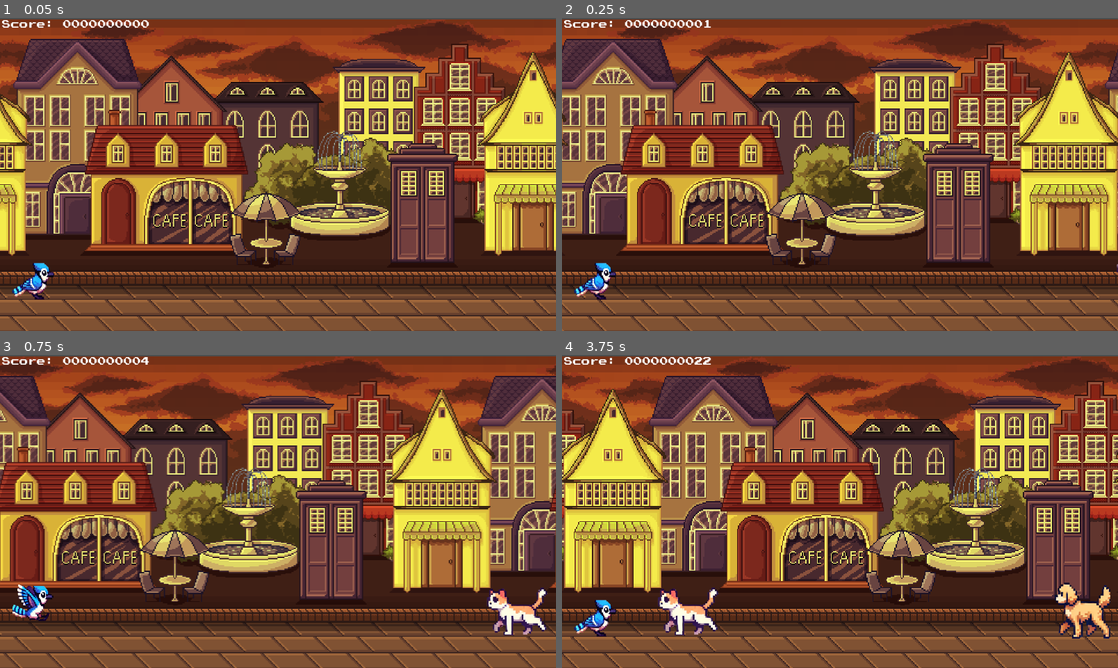
Above: before the commit, frames 1-4 (two rows, left to right).
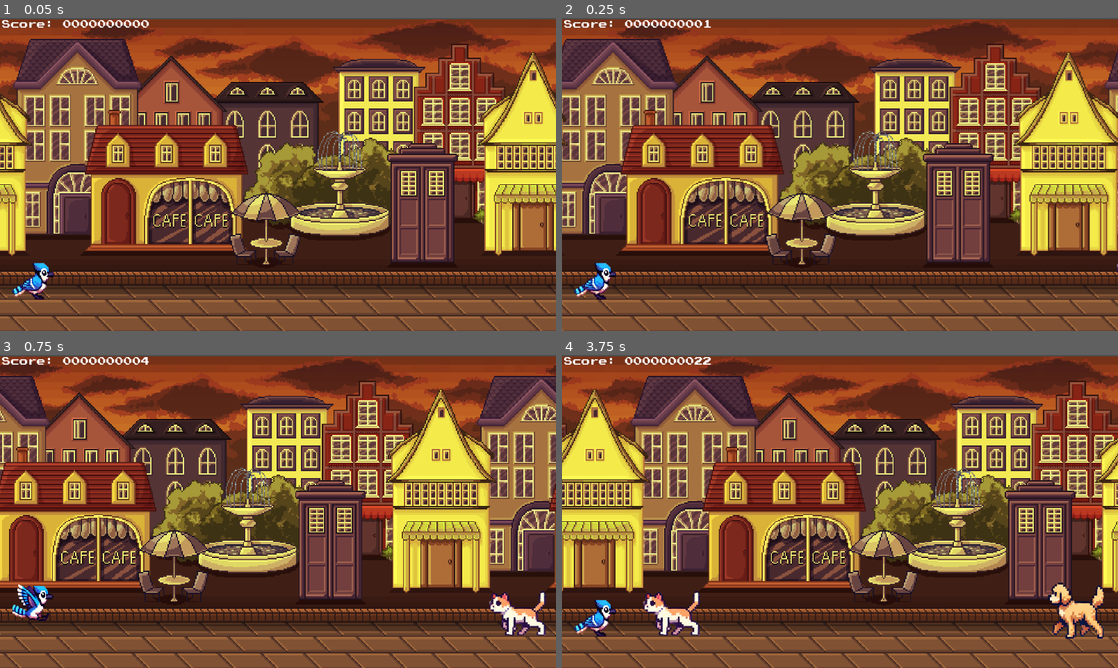
Above: after the commit, the same moments.

Repository: reddign/gamers
Game: Godot game, scene res://main.tscn
The game is run twice, just before and just after one commit, with the same random seed, the same clock (stepped at 60 frames per second) and the same inputs.
Inputs:
- Up to frame 1 (0.05 s): no input
- Up to frame 2 (0.25 s): no input
- Up to frame 3 (0.75 s): tap Enter (ui_accept) at 0.5 s
- Up to frame 4 (3.75 s): tap Enter (ui_accept) at 0.77, 1.52, 3.02 s

Frame 1 is identical in both runs. In frame 2, 2.5% of the frame differs, in the area x 0-100%, y 6-100%; in frame 3, 17%; in frame 4, 50%, in the area x 0-100%, y 1-100%.

Commit message:
added speed increase over time

Diff:
--- a/web_src/games/jayrunner/jayrunner_src/main.gd
+++ b/web_src/games/jayrunner/jayrunner_src/main.gd
@@ -13,6 +13,8 @@
 func _process(delta: float) -> void:
 	if scrolling == true:
 		$ParallaxBackground.scroll_offset.x -= SCROLL_SPEED * delta
+		SCROLL_SPEED += 0.1
+		get_tree().call_group("scrollers", "update_scrolling_speed", SCROLL_SPEED)
 
 func stop_scrolling():
 	scrolling = false
@@ -24,6 +26,7 @@
 		var new_obstacle = obstacle.instantiate()
 		new_obstacle.position.x = 1400
 		new_obstacle.position.y = 649
+		new_obstacle.SCROLL_SPEED = SCROLL_SPEED
 		new_obstacle.visible = true
 		new_obstacle.add_to_group('obstacles')
 		self.add_child(new_obstacle)
--- a/web_src/games/jayrunner/jayrunner_src/obstacle.gd
+++ b/web_src/games/jayrunner/jayrunner_src/obstacle.gd
@@ -1,12 +1,13 @@
 extends Area2D
 
 var game_over = false
-@export var SCROLL_SPEED = 300
+var SCROLL_SPEED:int
 
 func _ready():
 	position.x = 1400
-	$Enemy.play(var_to_str(randi_range(1, 3)))
+	$Enemy.play(var_to_str(randi_range(1, 3)), SCROLL_SPEED / 300)
 	add_to_group("obstacles")
+	add_to_group("scrollers")
 
 func _process(delta):
 	if not game_over:
@@ -24,3 +25,6 @@
 func stop_moving():
 	game_over = true
 	$Enemy.pause()
+
+func update_scrolling_speed(CURRENT_SPEED):
+	SCROLL_SPEED = CURRENT_SPEED
Not shown, changed: web_src/games/jayrunner/jayrunner_exports/jayrunner.html
Not shown, changed: web_src/games/jayrunner/jayrunner_exports/jayrunner.pck
